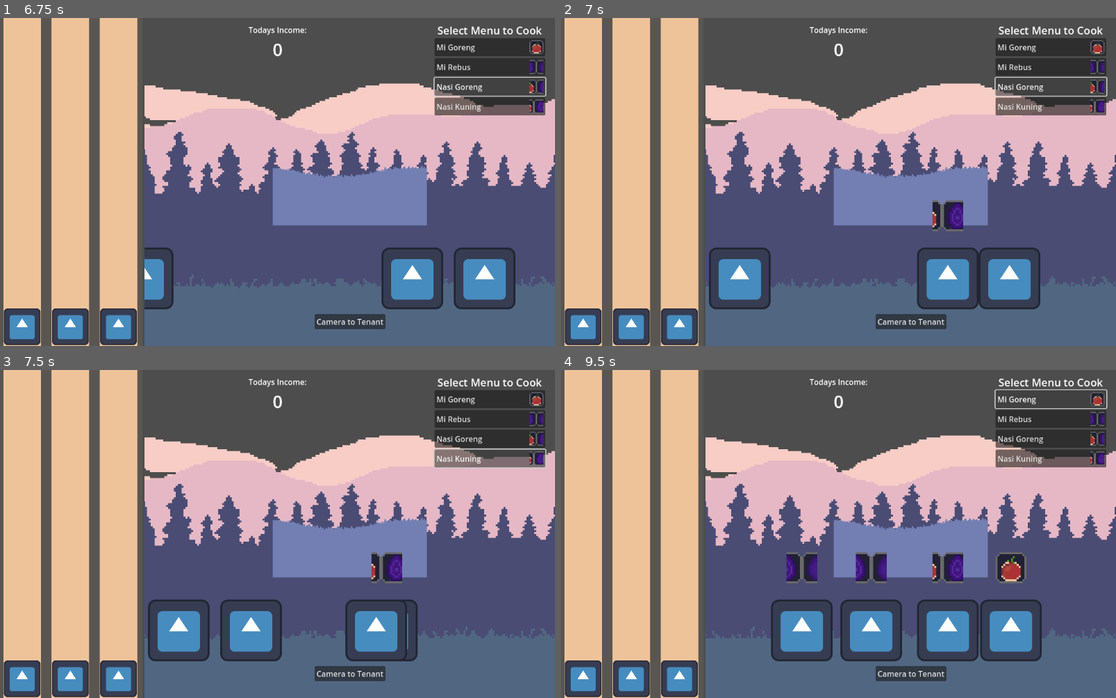
Above: before the commit, frames 1-4 (two rows, left to right).
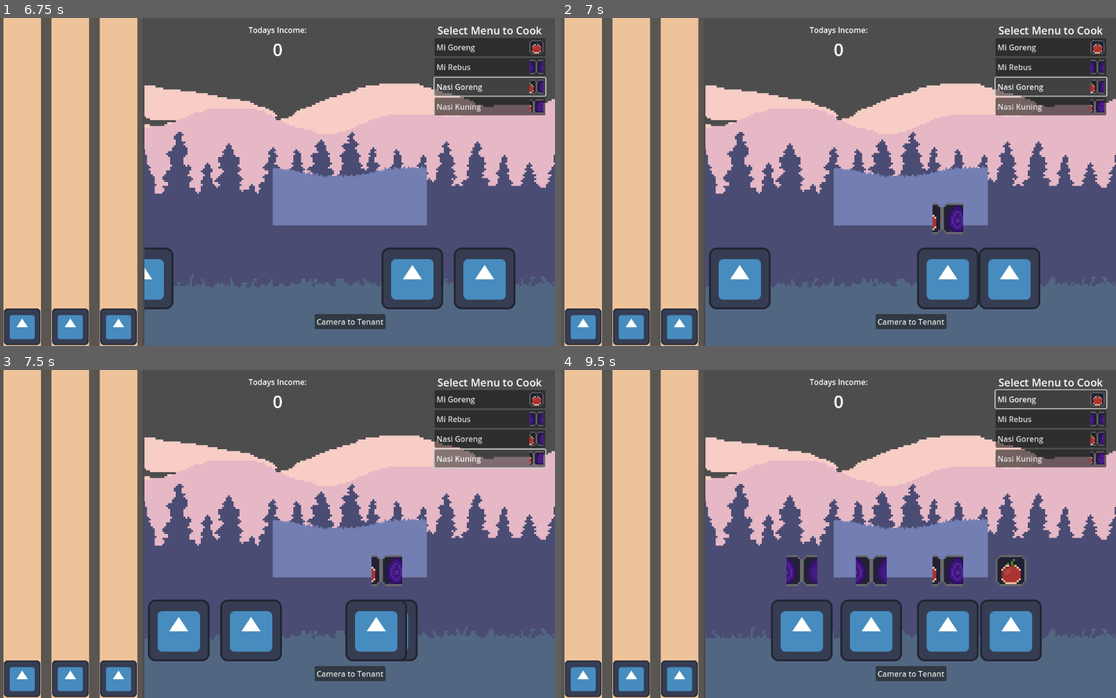
Above: after the commit, the same moments.

Repository: RafliNST/rush-cooker
Game: Godot game, scene res://scenes/main_scene.tscn
Two runs of this game, one before a commit and one after it. Both use one fixed random seed, a clock stepped at 60 frames per second and the inputs below. The engine's default icon, where the game draws it, is replaced by a stand-in: a white triangle on a blue panel in a dark square. Sound files missing from this copy of the repository are replaced by a short silence.
Inputs:
- Up to frame 1 (6.75 s): click "Camera to Tenant" at 0.5 s; click "Mi Goreng" at 1.25 s; click "Mi Rebus" at 2 s; click "Nasi Goreng" at 2.75 s; click "Nasi Kuning" at 3.5 s; click "Camera to Tenant" at 4.25 s; click "Mi Goreng" at 5 s; click "Mi Rebus" at 5.75 s; click "Nasi Goreng" at 6.5 s
- Up to frame 2 (7 s): no input
- Up to frame 3 (7.5 s): click "Nasi Kuning" at 7.25 s
- Up to frame 4 (9.5 s): click "Camera to Tenant" at 8 s; click "Mi Goreng" at 8.75 s

Frame 1 is identical in both runs. In frame 2, 0.2% of the frame differs, in the area x 66-73%, y 55-66%; in frame 3, 0.2%; in frame 4, 0.9%, in the area x 40-84%, y 55-66%.

Commit message:
customer in-and-out

Diff:
--- a/scenes/Customer/customer.tscn
+++ b/scenes/Customer/customer.tscn
@@ -1,35 +1,35 @@
-[gd_scene load_steps=6 format=3 uid="uid://c34rkf3xyludj"]
+[gd_scene load_steps=5 format=3 uid="uid://c34rkf3xyludj"]
 
 [ext_resource type="Script" path="res://scripts/Customer/customer.gd" id="1_impmu"]
 [ext_resource type="Texture2D" uid="uid://cibhmqhbvo8ch" path="res://icon.svg" id="1_p0q3p"]
 [ext_resource type="Texture2D" uid="uid://bwho5o0b3unm6" path="res://textures/sprites/rail-sprite-16x16.png" id="2_rmw0d"]
-
-[sub_resource type="AtlasTexture" id="AtlasTexture_b3bsr"]
-atlas = ExtResource("2_rmw0d")
-region = Rect2(0, 0, 16, 16)
 
 [sub_resource type="RectangleShape2D" id="RectangleShape2D_kp2oo"]
 
 [node name="Customer" type="Node2D"]
 script = ExtResource("1_impmu")
 
-[node name="Sprite2D" type="Sprite2D" parent="."]
-texture = ExtResource("1_p0q3p")
-
-[node name="OrderNotifier" type="VisibleOnScreenNotifier2D" parent="."]
-position = Vector2(0, -130)
-
-[node name="OrderIcon" type="Sprite2D" parent="OrderNotifier"]
-scale = Vector2(4, 4)
-texture = SubResource("AtlasTexture_b3bsr")
-
 [node name="PatientTimer" type="Timer" parent="."]
 one_shot = true
 
-[node name="Area2D" type="Area2D" parent="."]
+[node name="OrderNotifier" type="Node2D" parent="."]
+position = Vector2(0, -4)
 
-[node name="CollisionShape2D" type="CollisionShape2D" parent="Area2D"]
+[node name="OrderIcon" type="Sprite2D" parent="OrderNotifier"]
+position = Vector2(0, -120)
+scale = Vector2(4, 4)
+texture = ExtResource("2_rmw0d")
+
+[node name="OnScreen Notifier" type="VisibleOnScreenNotifier2D" parent="."]
+
+[node name="CustomerSprite" type="Sprite2D" parent="."]
+texture = ExtResource("1_p0q3p")
+
+[node name="Area2D" type="Area2D" parent="CustomerSprite"]
+
+[node name="CollisionShape2D" type="CollisionShape2D" parent="CustomerSprite/Area2D"]
 scale = Vector2(6, 6)
 shape = SubResource("RectangleShape2D_kp2oo")
 
-[connection signal="input_event" from="Area2D" to="." method="_on_area_2d_input_event"]
+[connection signal="screen_exited" from="OnScreen Notifier" to="." method="_on_on_screen_notifier_screen_exited"]
+[connection signal="input_event" from="CustomerSprite/Area2D" to="." method="_on_area_2d_input_event"]
--- a/scenes/Customer/customer_manager.tscn
+++ b/scenes/Customer/customer_manager.tscn
@@ -10,4 +10,5 @@
 [node name="SpawnNewCustomer" type="Timer" parent="."]
 wait_time = 0.3
 
+[connection signal="order_complete" from="." to="." method="_on_order_complete"]
 [connection signal="timeout" from="SpawnNewCustomer" to="." method="_on_spawn_new_customer_timeout"]
--- a/scripts/Customer/CustomerManager.gd
+++ b/scripts/Customer/CustomerManager.gd
@@ -56,3 +56,6 @@
 	var customer = customer_scene.instantiate()
 	spawn_points.pick_random().add_child(customer)
 	customer.initialize(table,menu)
+
+func _on_order_complete(customer: Customer) -> void:
+	set_table(customer.seat_pos, TABLE_AVAILABILITY.YES)
--- a/scripts/Customer/customer.gd
+++ b/scripts/Customer/customer.gd
@@ -21,7 +21,6 @@
 		move_to_(seat_pos.global_position, delta)
 	elif order_state == ORDER_STATE.RETURN:
 		move_to_(origin_pos, delta)
-
 
 func initialize(seat: Node2D, func_menu: Menu) -> void:
 	seat_pos = seat
@@ -54,3 +53,7 @@
 	if Conductor.Instance.current_menu == menu:
 		order_state = ORDER_STATE.RETURN
 		CustomerManager.Instance.order_complete.emit(self)
+
+func _on_on_screen_notifier_screen_exited() -> void:
+	if order_state == ORDER_STATE.RETURN:
+		queue_free()
--- a/scripts/game_viewport.gd
+++ b/scripts/game_viewport.gd
@@ -30,11 +30,11 @@
 	var delta_x = grow_speed * delta
 
 	if grow_state == GROWING_STATE.SHRINK:
-		if size.x - base_length != 0:
+		if size.x - base_length != 0 and size.x >= base_length:
 			size.x -= delta
 		else:
 			growing_state = GROWING_STATE.IDLE
-	elif grow_state == GROWING_STATE.GROW:
+	elif grow_state == GROWING_STATE.GROW and size.x <= extended_length:
 		if size.x - extended_length != 0:
 			size.x += delta_x * already_moved
 		else:
--- a/scripts/ingridient.gd
+++ b/scripts/ingridient.gd
@@ -44,7 +44,7 @@
 
 func initialize(item: Ingridient, number: int, targetF: Vector2, audio_stream: AudioStreamPlayer):
 	ingridient = item
-	beat_number = Conductor.Instance.offset + number
+	beat_number = int(Conductor.Instance.offset + number)
 	audio_output = audio_stream
 
 	sprite_renderer.texture = item.sprite
--- a/scripts/lane.gd
+++ b/scripts/lane.gd
@@ -14,6 +14,13 @@
 
 var notes: Dictionary
 
+func _ready() -> void:
+	Conductor.Instance.track_changed.connect(free_children)
+
+func free_children(menu: Menu) -> void:
+	for note in notes_collection.get_children():
+		note.queue_free()
+
 func action_pressed():
 	if notes_collection.get_child_count() > 0:
 		notes_collection.get_child(0).play_beat()
--- a/scripts/player_tenant.gd
+++ b/scripts/player_tenant.gd
@@ -23,8 +23,7 @@
 func dish_ready(ready_menu: Menu):
 	ready_menu_icon.show()
 
-	menu_performane = ScoreManager.Instance.current_score / \
-		float((ready_menu.ingredients.size()-1) * Note.SCORE_STATE.PERFECT)
+	menu_performane = ScoreManager.Instance.current_score / ready_menu.max_score
 
 	ready_menu_icon.texture = ready_menu.icon
 
--- a/scripts/resource/menu/menu.gd
+++ b/scripts/resource/menu/menu.gd
@@ -10,3 +10,6 @@
 @export var BPM: int
 @export var price: int
 @export var ingredients: Array[MenuItem]
+
+var max_score: int:
+	get:	return ingredients.size() * Note.SCORE_STATE.PERFECT
